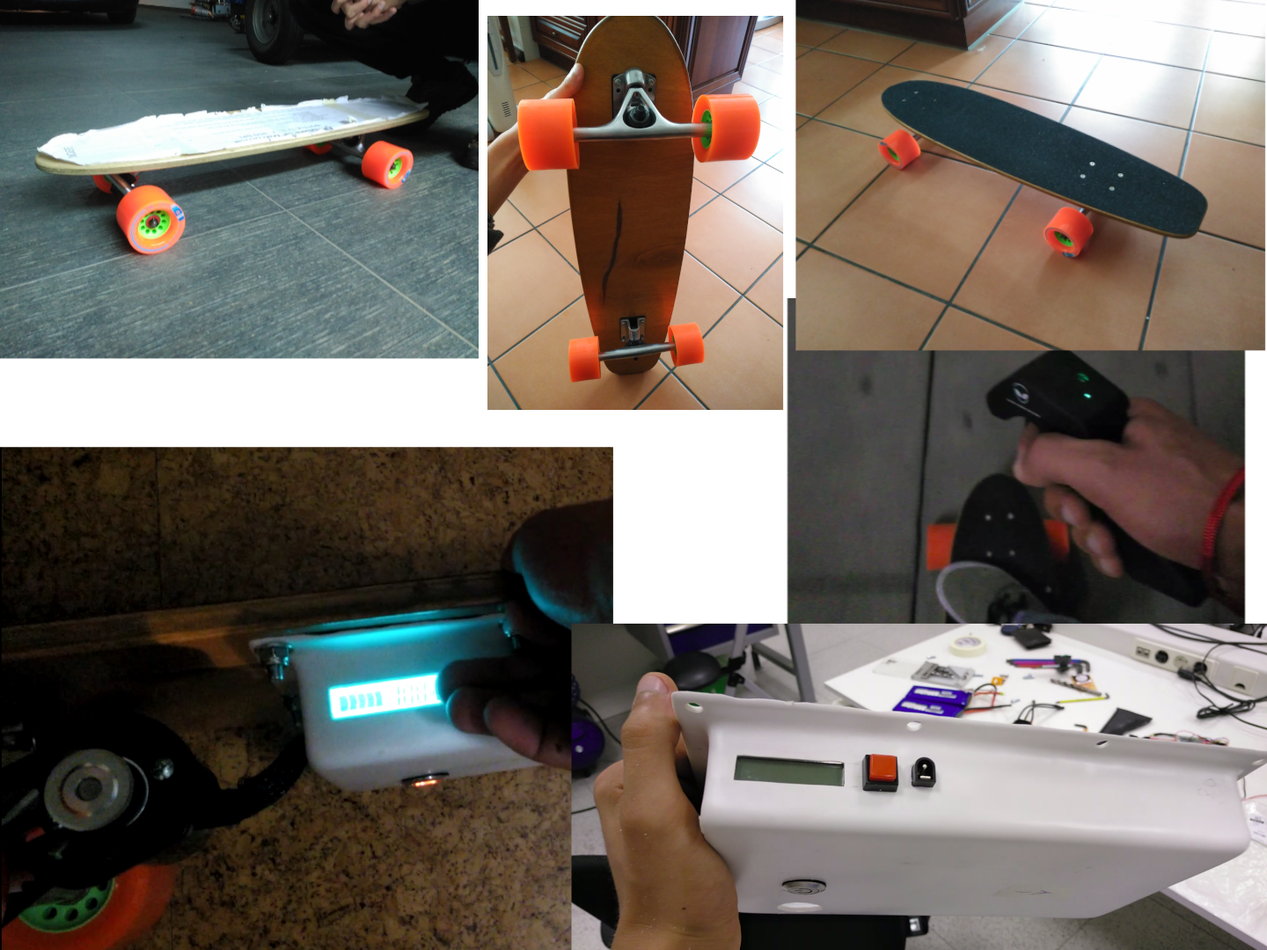
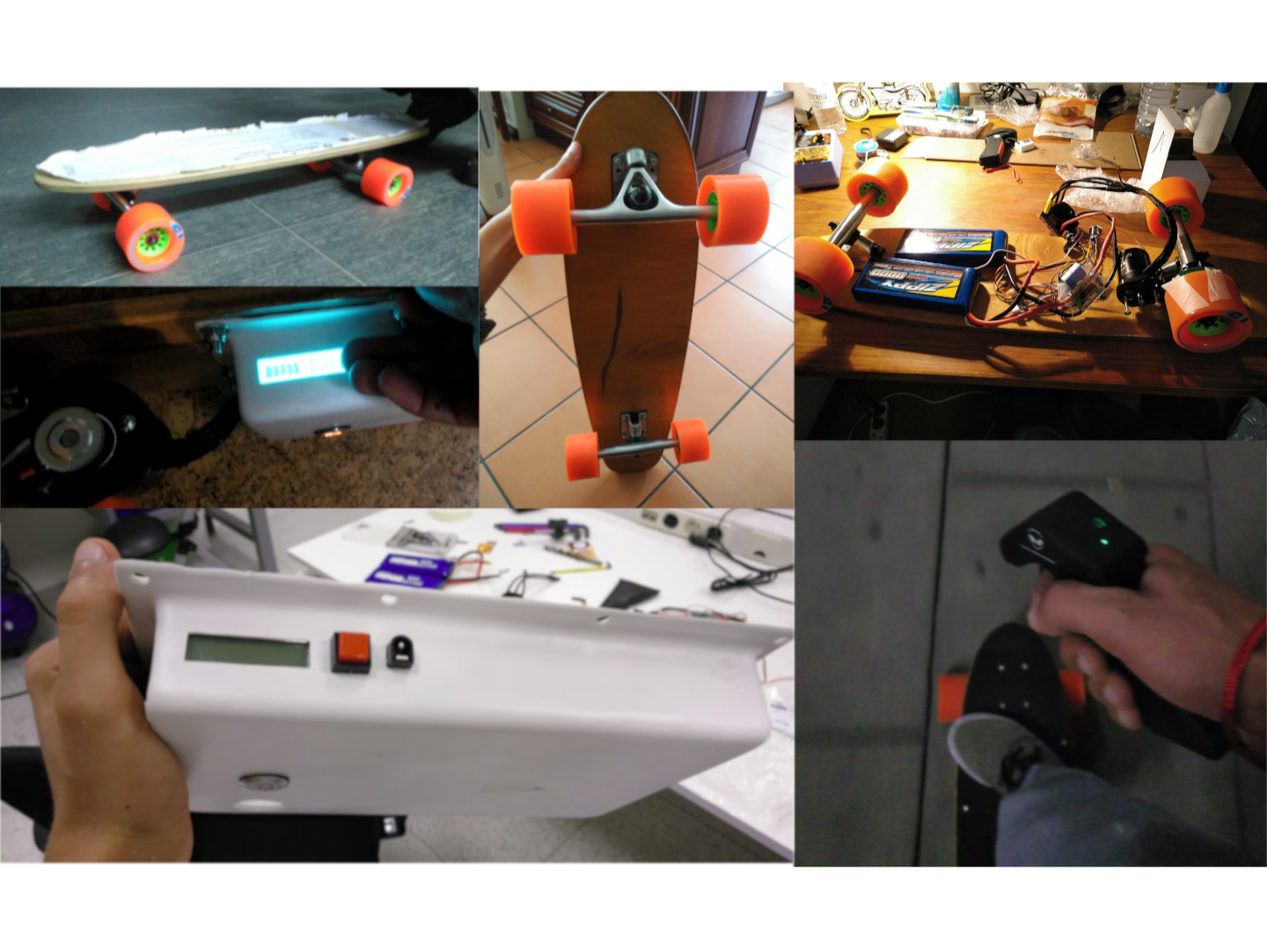
The second 1267x950 image is a revision of the first. Changes to its layers:
renamed "IMG_20180211_011109.jpg" to "skate.jpg", painted on it over [0, 0, 1267, 869]
removed layer "IMG_20180325_134708.jpg" over [487, 15, 784, 410]
removed layer "IMG_20180325_134514.jpg" over [795, 0, 1266, 351]
removed layer "Screenshot from 2024-01-17 17-40-48.png" over [570, 622, 1267, 950]
removed layer "Screenshot from 2024-01-17 17-42-11.png" over [786, 298, 1246, 710]
removed layer "Screenshot from 2024-01-17 17-59-16.png" over [0, 446, 614, 950]
